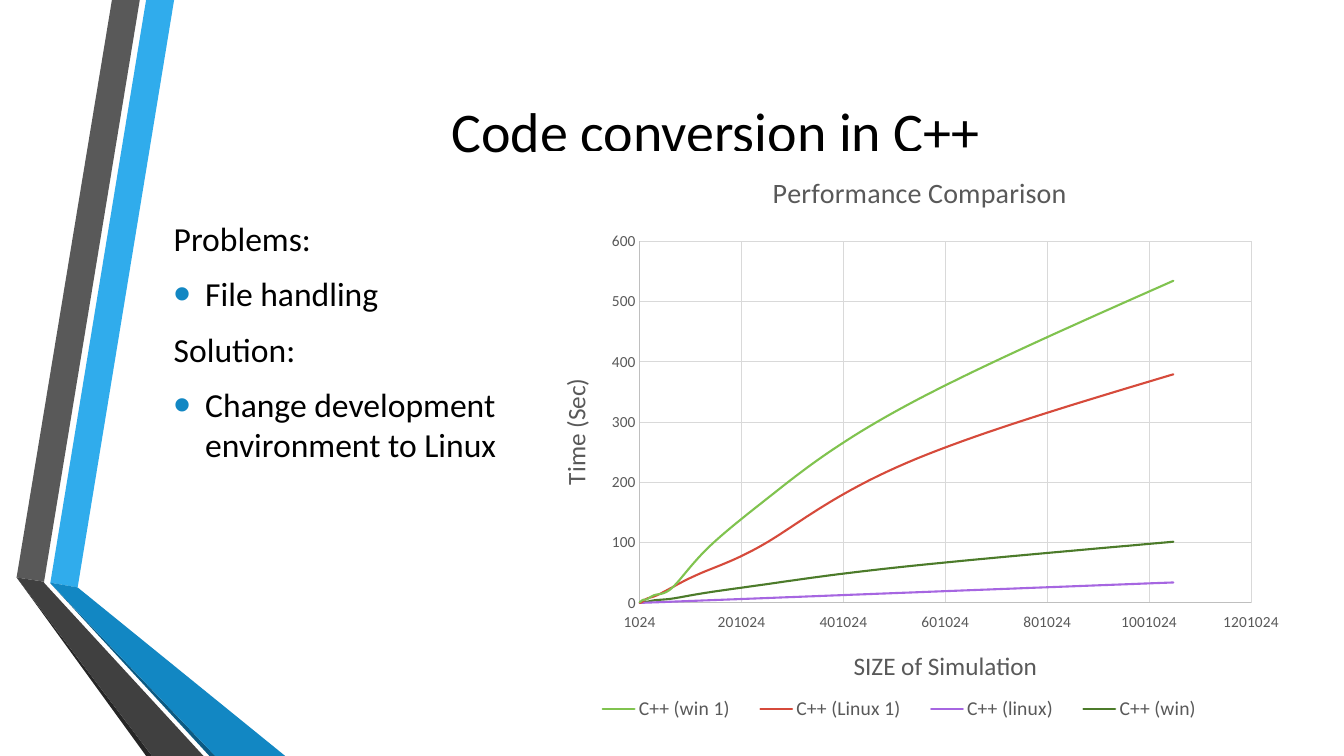
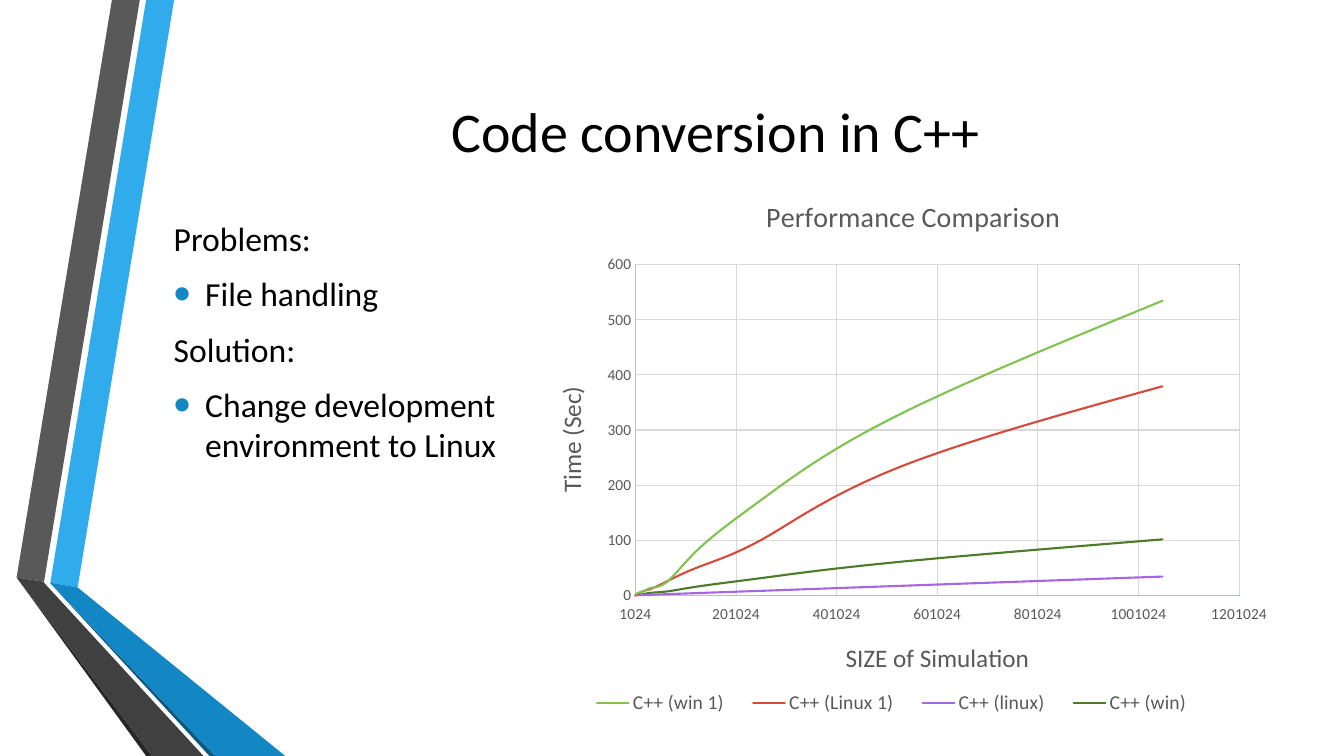
Before and after one commit to junaidnasir/gpu-em-nim, a slide deck: slide 17 of FYP_Defense_Presentation/FYP-2_presentation.pptx (slide 16 before the commit). Drawn at 1344x756 pixels with LibreOffice and Linux fonts; fonts in the diff are those of the drawing; background and template pictures are left out. Boxes give left, top, right and bottom in pixels: in the first picture for what was removed or moved away, otherwise in the second. Text is boxed around its words. In the diff, an @@ line names an element or a change of style, - is before the commit and + after.

```diff
--- a/FYP_Defense_Presentation/FYP-2_presentation.pptx
+++ b/FYP_Defense_Presentation/FYP-2_presentation.pptx
@@ scatter smooth chart: place and size @@
-scatter smooth chart at [538, 151, 1295, 746]
+scatter smooth chart at [534, 176, 1282, 738]
```
Also in this commit, not shown: 11 other slides changed, 2 slides added.
